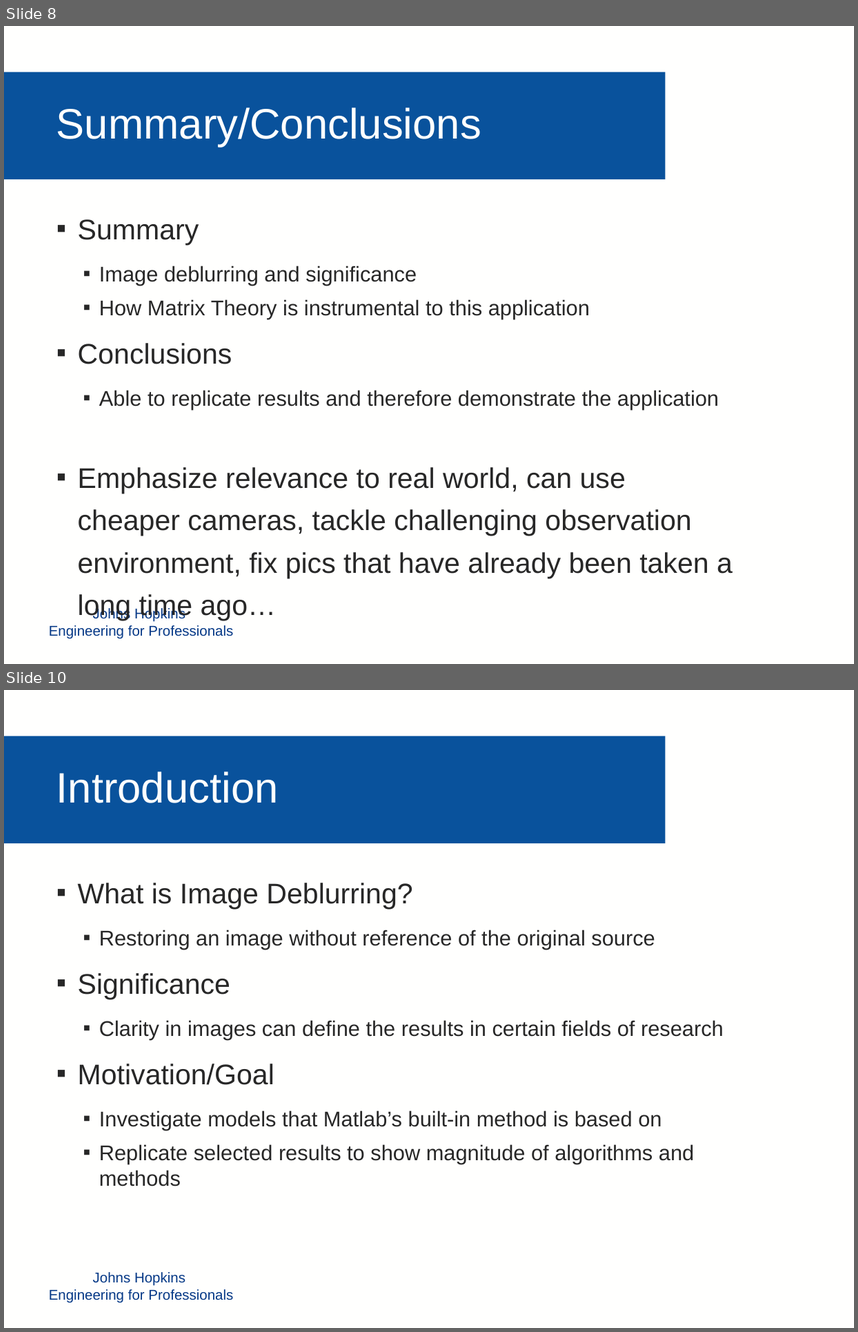
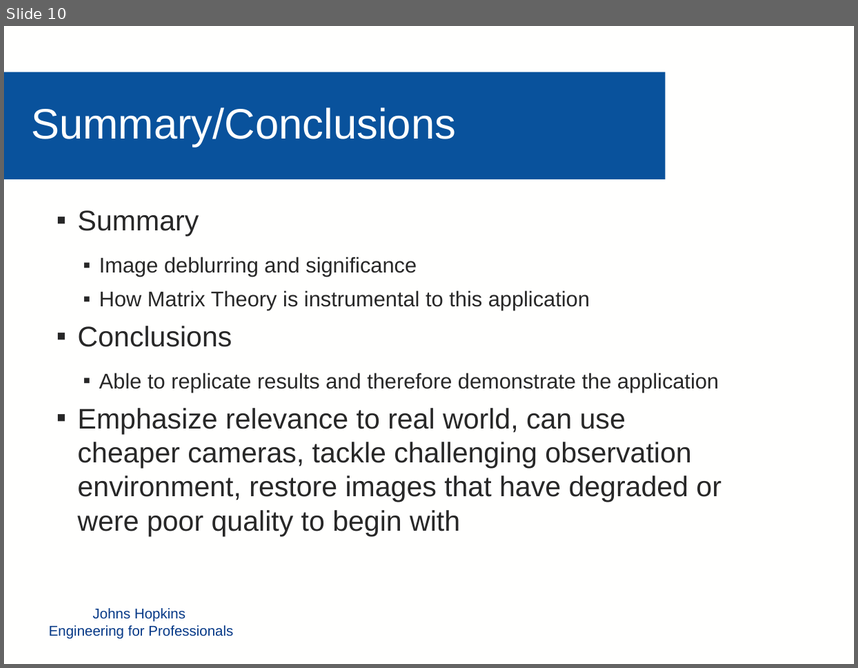
Before and after one commit to mollyn/matrixTheoryProject, a slide deck: Presentation/Diederich_Grassi_Nichols_PPT.pptx. Shown one above the other, each under a label of ours: slides 8 and 10 before the commit, slide 10 after it; the slides between them are not shown. The pictures are 858x1332 and 858x668 pixels, drawn with LibreOffice and Linux fonts; fonts in the diff are those of the drawing; background and template pictures are left out. Boxes give left, top, right and bottom in pixels: in the first picture for what was removed or moved away, otherwise in the second. Text is boxed around its words. In the diff, an @@ line names an element or a change of style, - is before the commit and + after.

```diff
--- a/Presentation/Diederich_Grassi_Nichols_PPT.pptx
+++ b/Presentation/Diederich_Grassi_Nichols_PPT.pptx
@@ slide 10 removed at (4,690,854,1328), background #FFFFFE; not listed: 2 template elements that a slide beside it also shows @@
@@ text removed at (56,771,279,803) @@
-Introduction
@@ text removed at (78,883,724,1186) @@
-▪ What is Image Deblurring?
-  ▪ Restoring an image without reference of the original source
-▪ Significance
-  ▪ Clarity in images can define the results in certain fields of research
-▪ Motivation/Goal
-  ▪ Investigate models that Matlab’s built-in method is based on
-  ▪ Replicate selected results to show magnitude of algorithms and methods
@@ what was slide 8 is now slide 10 @@
@@ slide 10 changed as well @@
@@ text "Summary/Conclusions": place and size @@
-text "Summary/Conclusions" at (56,107,481,147)
+text "Summary/Conclusions" at (31,107,456,147)
@@ text at (78,210,232,347): line spacing 36pt to 1 @@
@@ text at (78,408,722,536): text changed @@
-▪ Emphasize relevance to real world, can use cheaper cameras, tackle challenging observation environment, fix pics that have already been taken a long time ago…
+▪ Emphasize relevance to real world, can use cheaper cameras, tackle challenging observation environment, restore images that have degraded or were poor quality to begin with
```
Also in this commit, not shown: 5 other slides changed, 5 slides added, 3 other slides removed, 3 other files.
